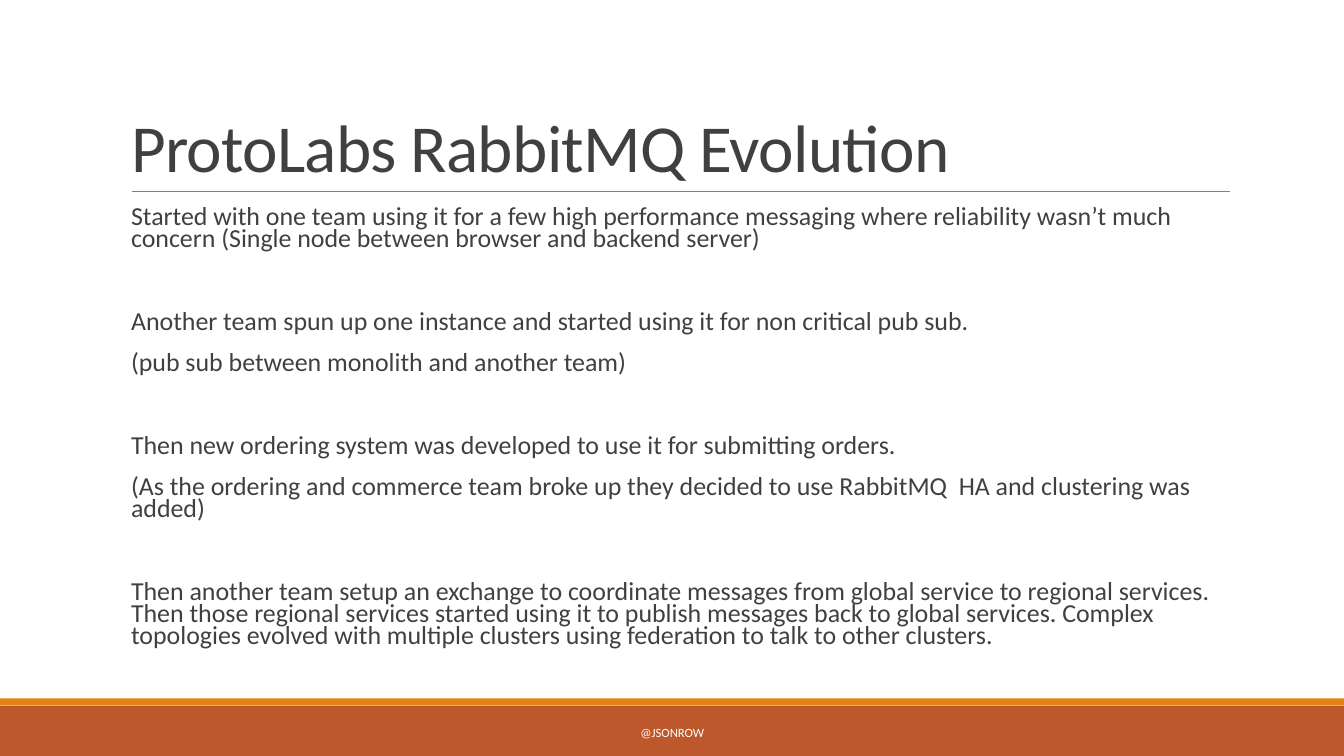
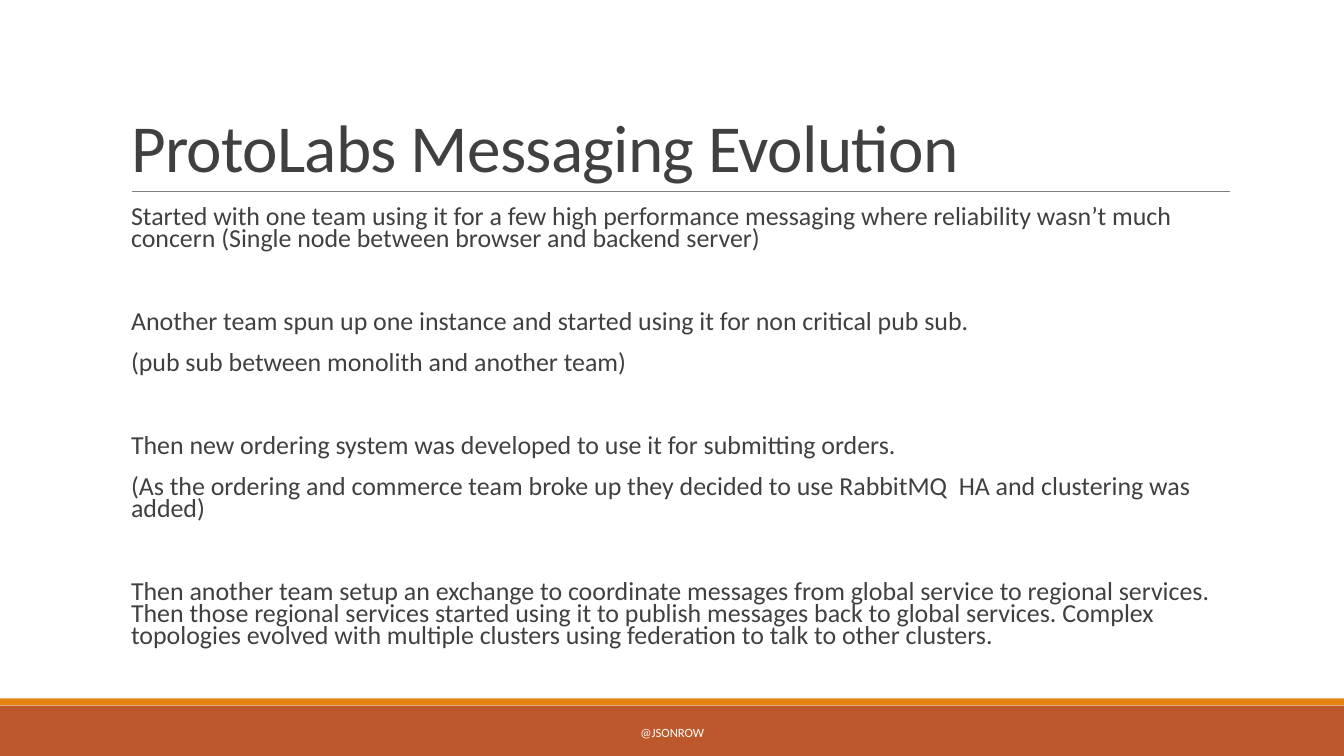
Before and after one commit to JasonRowe/TCCC23, a slide deck: slide 2 of Microservice_plumbing_with_RabbitMQ.pptx (slide 9 before the commit). Drawn at 1344x756 pixels with LibreOffice and Linux fonts; fonts in the diff are those of the drawing. Boxes give left, top, right and bottom in pixels: in the first picture for what was removed or moved away, otherwise in the second. Text is boxed around its words. In the diff, an @@ line names an element or a change of style, - is before the commit and + after.

```diff
--- a/Microservice_plumbing_with_RabbitMQ.pptx
+++ b/Microservice_plumbing_with_RabbitMQ.pptx
@@ title at <box>131,125,958,184</box>: text changed @@
-ProtoLabs RabbitMQ Evolution
+ProtoLabs Messaging Evolution
```
Also in this commit, not shown: 4 other slides changed, 1 slide removed, 5 other files.
